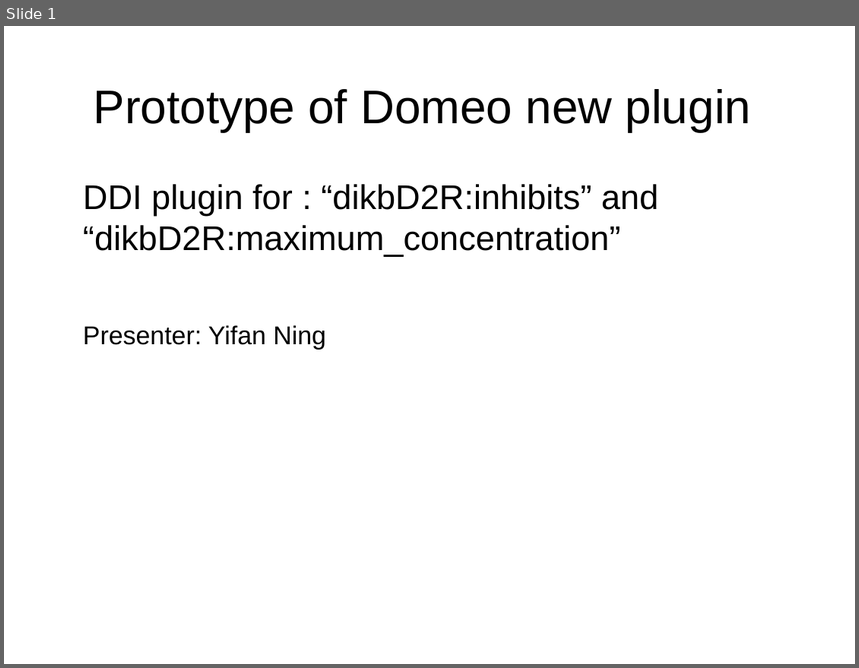
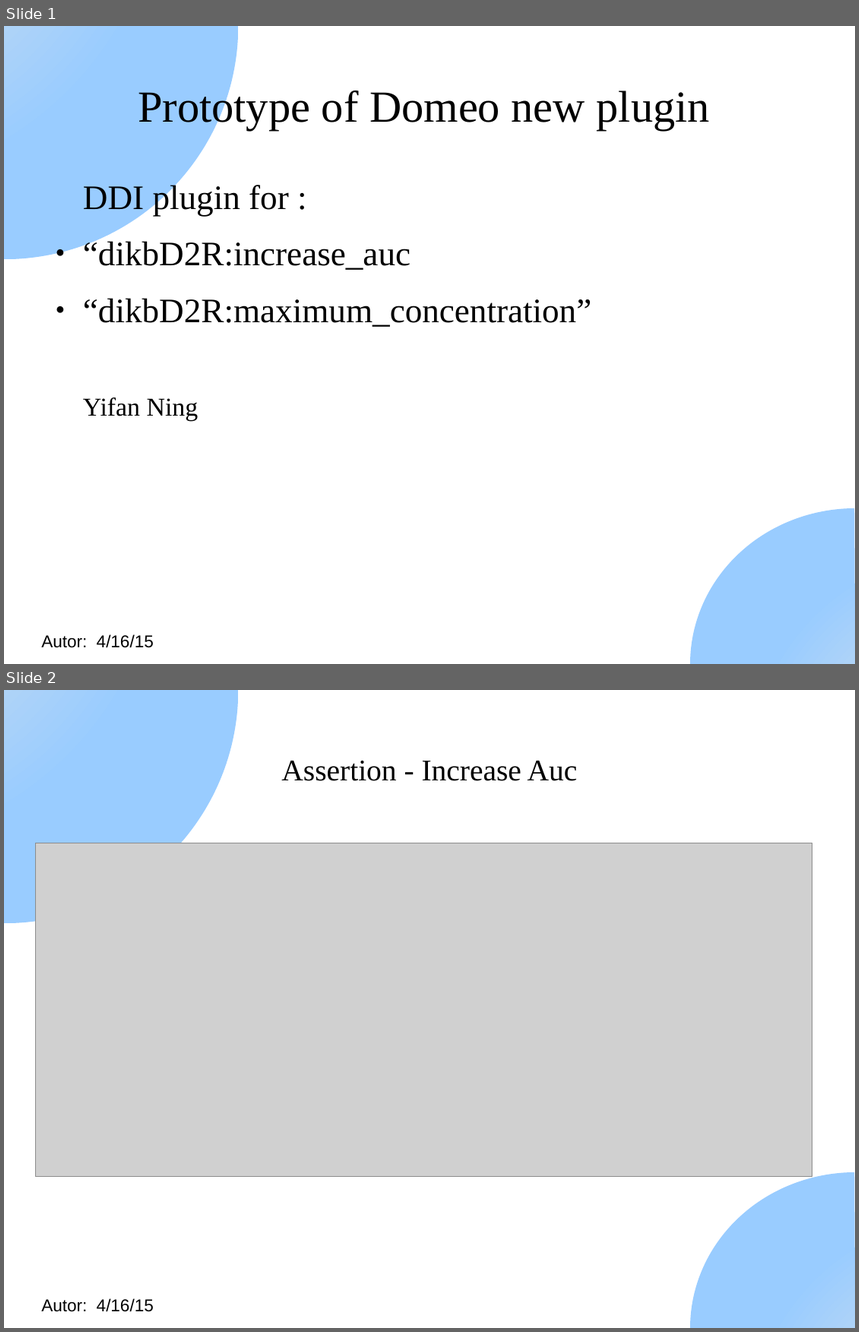
Before and after one commit to domeo/DomeoClient, a slide deck: Design/domeo-plugin-ddi-design.odp. Shown one above the other, each under a label of ours: slide 1 before the commit, slides 1 and 2 after it. The pictures are 859x668 and 859x1332 pixels, drawn with LibreOffice and Linux fonts; fonts in the diff are those of the drawing; grey boxes stand for pictures. Boxes give left, top, right and bottom in pixels: in the first picture for what was removed or moved away, otherwise in the second. Text is boxed around its words. In the diff, an @@ line names an element or a change of style, - is before the commit and + after.

Commit message:
add mockup for pk ddi plugin

```diff
--- a/Design/domeo-plugin-ddi-design.odp
+++ b/Design/domeo-plugin-ddi-design.odp
@@ slide 2 added at [4, 690, 855, 1328], background #FFFFFF; not listed: 3 template elements that a slide beside it also shows @@
@@ title added at [281, 761, 578, 781], 28 pt, text #000000 @@
+Assertion - Increase Auc
@@ picture added at [36, 843, 813, 1176] @@
@@ slide 1 changed as well @@
@@ pie slice (boxed as its full ellipse) added at [4, 26, 238, 260], fill gradient #E6E6E6 to #99CCFF @@
@@ title "Prototype of Domeo new plugin" at [138, 88, 710, 131]: size 44 to 41.4 pt, font Arial to Times New Roman @@
@@ text at [83, 183, 591, 422]: text changed; font Arial to Times New Roman @@
-DDI plugin for : “dikbD2R:inhibits” and “dikbD2R:maximum_concentration”
-Presenter: Yifan Ning
+DDI plugin for :
+● “dikbD2R:increase_auc
+● “dikbD2R:maximum_concentration”
+Yifan Ning
@@ pie slice (boxed as its full ellipse) added at [691, 509, 855, 664], fill gradient #E6E6E6 to #99CCFF @@
@@ text added at [41, 635, 154, 648], 16 pt, text #000000 @@
+Autor: 4/16/15
```
Also in this commit, not shown: 1 other slide changed, 1 slide removed.
